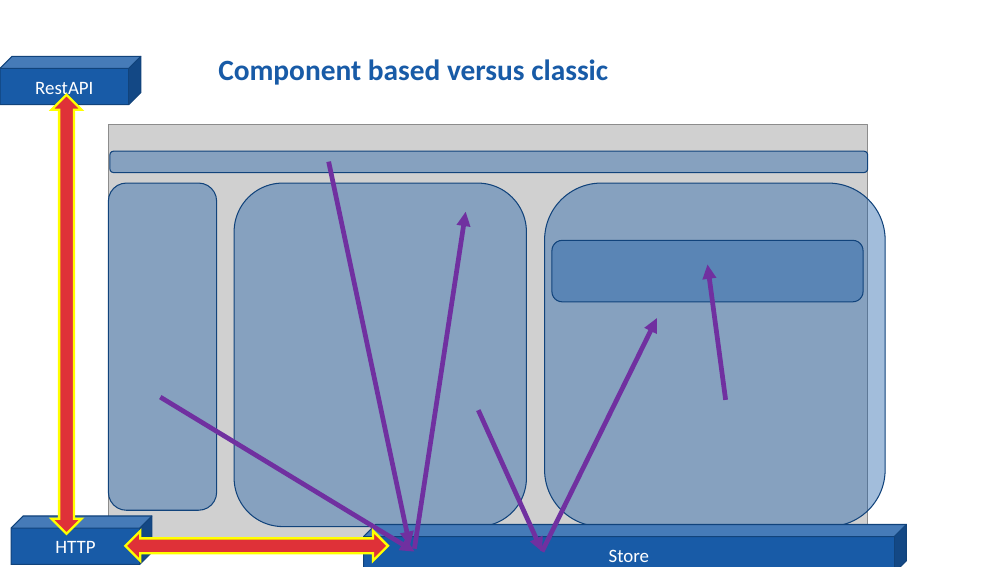
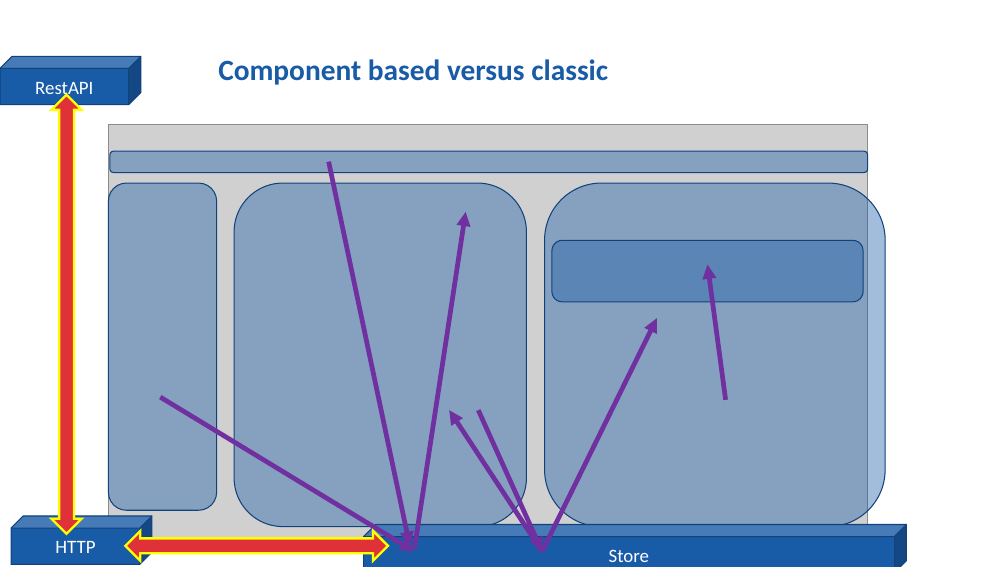
Before and after one commit to NHLStenden/Flex-WebDevelopment-FrontEndDevelopment, a slide deck: slide 8 of Presentatie/Front-End Development.pptx. Drawn at 1008x567 pixels with LibreOffice and Linux fonts; fonts in the diff are those of the drawing; grey boxes stand for pictures; background and template pictures are left out. Boxes give left, top, right and bottom in pixels: in the first picture for what was removed or moved away, otherwise in the second. Text is boxed around its words. In the diff, an @@ line names an element or a change of style, - is before the commit and + after.

Commit message:
Added some arrows in the presentation (about stores)

```diff
--- a/Presentatie/Front-End Development.pptx
+++ b/Presentatie/Front-End Development.pptx
@@ arrow added from (542, 552) to (449, 411), #7030A0 4.5 pt @@
```
